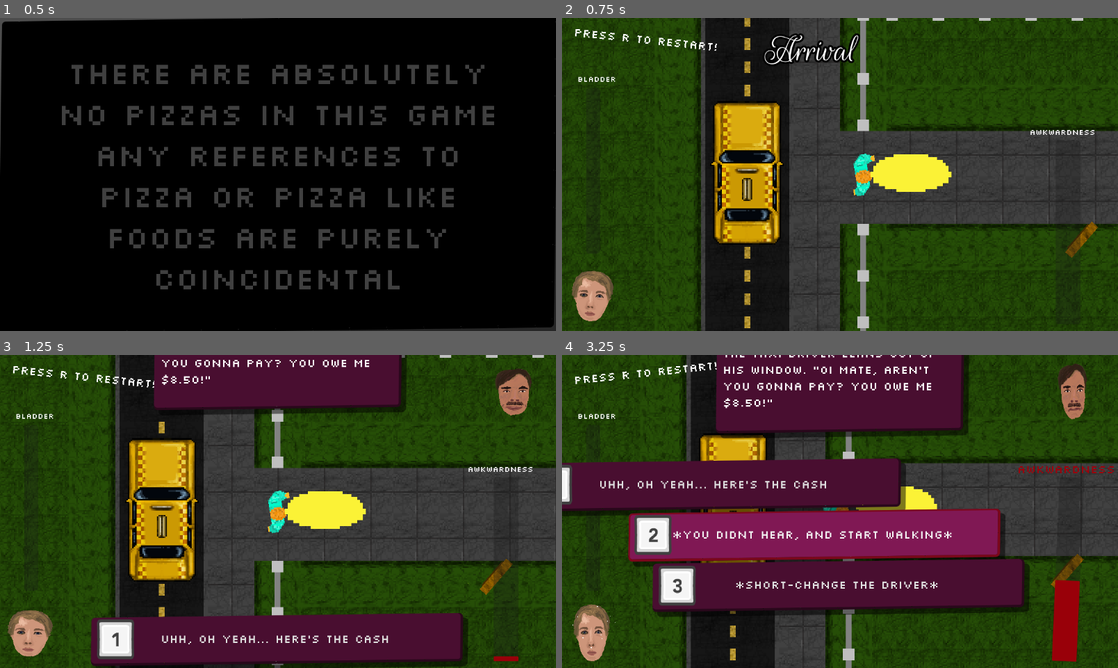
Above: before the commit, frames 1-4 (two rows, left to right).
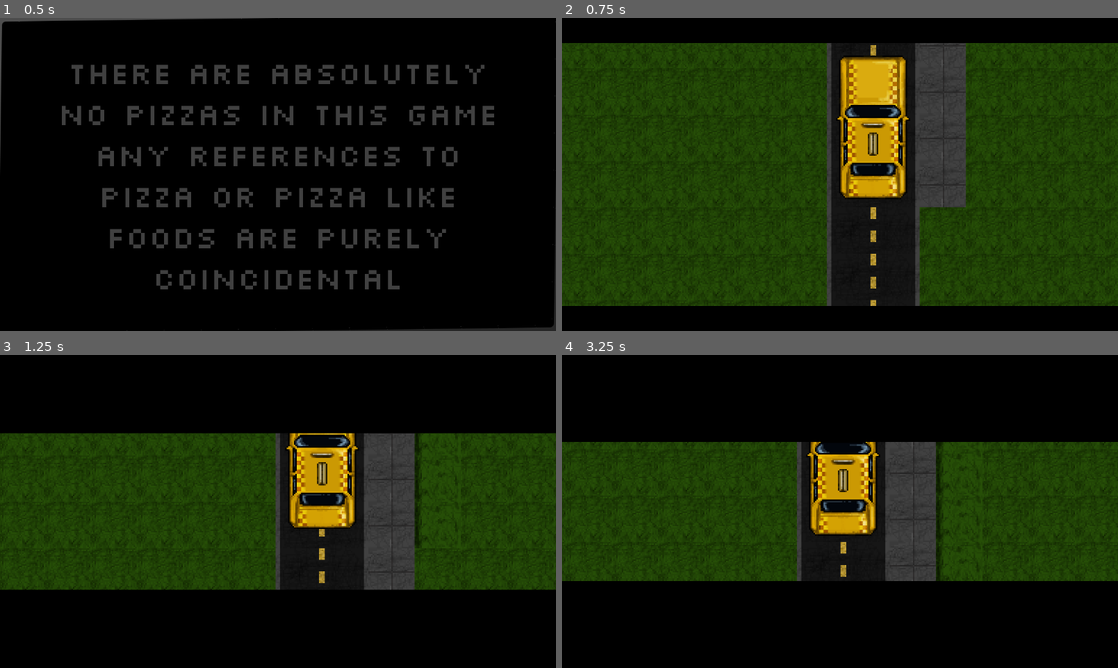
Above: after the commit, the same moments.

Repository: Jibby-Games/PizzaJam11
Game: Godot game, scene res://menu/intro.tscn
Two runs of this game, one before a commit and one after it. Both use one fixed random seed, a clock stepped at 60 frames per second and the inputs below.
Inputs (mouse positions are in pixels of both pictures, inside the frame that each line leads up to):
- Up to frame 1 (0.5 s): no input
- Up to frame 2 (0.75 s): tap Enter (ui_accept) at 0.5 s; move the mouse to (962, 158) at 0.52 s; press the mouse at (962, 158) at 0.53 s; hold D (right) from 0.53 s (still down)
- Up to frame 3 (1.25 s): keep holding D (right); tap Enter (ui_accept) at 0.77 s
- Up to frame 4 (3.25 s): tap R (restart) at 1.25, 2 s; move the mouse to (728, 527) at 1.27 s; release D (right) at 1.28 s; release the mouse at (728, 527) at 1.28 s; hold S (down) 1.28-2.03 s; click (728, 527) at 1.35 s; tap Enter (ui_accept) at 1.52 s; move the mouse to (895, 442) at 2.02 s; press the mouse at (895, 442) at 2.03 s; hold D (right) 2.03-2.75 s; release the mouse at (895, 442) at 2.75 s; click (840, 536) at 2.75 s, where only the run before the commit has a clickable "*you didnt hear, and start wa…"

Frame 1 is identical in both runs. In frame 2, 60% of the frame differs, in the area x 0-100%, y 0-100%; in frame 3, 79%; in frame 4, 88%.

Commit message:
feat: add intro cinematic for arrival

Diff:
--- /dev/null
+++ b/levels/PartyGame/arrival.gd
@@ -0,0 +1,8 @@
+extends Level
+
+
+func _ready() -> void:
+	UI.start_cinematic()
+	$AnimationPlayer.play("intro")
+	await $AnimationPlayer.animation_finished
+	UI.end_cinematic()
--- a/levels/PartyGame/arrival.tscn
+++ b/levels/PartyGame/arrival.tscn
@@ -1,6 +1,7 @@
-[gd_scene load_steps=12 format=3 uid="uid://cj08ba5f1srm1"]
+[gd_scene load_steps=17 format=3 uid="uid://cj08ba5f1srm1"]
 
 [ext_resource type="PackedScene" uid="uid://b8xwphmndk8fr" path="res://levels/base_level.tscn" id="1_kqbam"]
+[ext_resource type="Script" path="res://levels/PartyGame/arrival.gd" id="2_ax7js"]
 [ext_resource type="PackedScene" uid="uid://cqw3qkoqf4x7v" path="res://objects/taxi.tscn" id="2_r0lut"]
 [ext_resource type="PackedScene" uid="uid://745dt4oa74tc" path="res://objects/Sign.tscn" id="3_c4gbn"]
 [ext_resource type="PackedScene" uid="uid://ckbsc2msoi2cm" path="res://objects/InnerThought.tscn" id="4_6brct"]
@@ -18,7 +19,86 @@
 [sub_resource type="RectangleShape2D" id="RectangleShape2D_ymtgg"]
 size = Vector2(246, 17)
 
+[sub_resource type="Animation" id="Animation_5fvwr"]
+resource_name = "intro"
+length = 5.0
+tracks/0/type = "value"
+tracks/0/imported = false
+tracks/0/enabled = true
+tracks/0/path = NodePath("Taxi:position")
+tracks/0/interp = 1
+tracks/0/loop_wrap = true
+tracks/0/keys = {
+"times": PackedFloat32Array(0, 4.5),
+"transitions": PackedFloat32Array(0.5, 2),
+"update": 0,
+"values": [Vector2(32, 804), Vector2(32, 125)]
+}
+tracks/1/type = "value"
+tracks/1/imported = false
+tracks/1/enabled = true
+tracks/1/path = NodePath("Player:position")
+tracks/1/interp = 1
+tracks/1/loop_wrap = true
+tracks/1/keys = {
+"times": PackedFloat32Array(0, 4.5, 5),
+"transitions": PackedFloat32Array(0.5, -2, 1),
+"update": 0,
+"values": [Vector2(32, 804), Vector2(32, 125), Vector2(76, 126)]
+}
+
+[sub_resource type="Animation" id="Animation_q7jp5"]
+length = 0.001
+tracks/0/type = "value"
+tracks/0/imported = false
+tracks/0/enabled = true
+tracks/0/path = NodePath("Taxi:position")
+tracks/0/interp = 1
+tracks/0/loop_wrap = true
+tracks/0/keys = {
+"times": PackedFloat32Array(0),
+"transitions": PackedFloat32Array(1),
+"update": 0,
+"values": [Vector2(32, 804)]
+}
+tracks/1/type = "value"
+tracks/1/imported = false
+tracks/1/enabled = true
+tracks/1/path = NodePath("Player:position")
+tracks/1/interp = 1
+tracks/1/loop_wrap = true
+tracks/1/keys = {
+"times": PackedFloat32Array(0),
+"transitions": PackedFloat32Array(1),
+"update": 0,
+"values": [Vector2(32, 804)]
+}
+
+[sub_resource type="Animation" id="Animation_sqgwp"]
+resource_name = "taxi_drive_off"
+length = 5.0
+tracks/0/type = "value"
+tracks/0/imported = false
+tracks/0/enabled = true
+tracks/0/path = NodePath("Taxi:position")
+tracks/0/interp = 1
+tracks/0/loop_wrap = true
+tracks/0/keys = {
+"times": PackedFloat32Array(0, 5),
+"transitions": PackedFloat32Array(2, 1),
+"update": 0,
+"values": [Vector2(32, 125), Vector2(32, -472)]
+}
+
+[sub_resource type="AnimationLibrary" id="AnimationLibrary_0slsd"]
+_data = {
+"RESET": SubResource("Animation_q7jp5"),
+"intro": SubResource("Animation_5fvwr"),
+"taxi_drive_off": SubResource("Animation_sqgwp")
+}
+
 [node name="Level" instance=ExtResource("1_kqbam")]
+script = ExtResource("2_ax7js")
 level_name = "Arrival"
 music_track = "theme"
 
@@ -30,13 +110,13 @@
 layer_1/tile_data = PackedInt32Array(3, 196609, 2, 4, 196609, 1, 5, 196609, 1, 6, 196609, 1, 7, 196609, 1, 8, 196609, 1 …(7790 unchanged characters)…
 
 [node name="Player" parent="." index="1"]
-position = Vector2(76, 126)
+position = Vector2(32, 804)
 rotation = 6.28209
 current_piss_volume = 0.0
 piss_buildup_delta = 0
 
 [node name="Taxi" parent="." index="2" instance=ExtResource("2_r0lut")]
-position = Vector2(32, 125)
+position = Vector2(32, 804)
 
 [node name="Sign" parent="." index="3" instance=ExtResource("3_c4gbn")]
 position = Vector2(263, 171)
@@ -94,5 +174,10 @@
 scale = Vector2(1, 1)
 texture = ExtResource("7_nrm5h")
 
+[node name="AnimationPlayer" type="AnimationPlayer" parent="." index="9"]
+libraries = {
+"": SubResource("AnimationLibrary_0slsd")
+}
+
 [editable path="InnerThought"]
 [editable path="DogAwkwardTrigger2"]
--- a/ui/person_portait.tscn
+++ b/ui/person_portait.tscn
@@ -111,7 +111,7 @@
 position = Vector2(64, 64)
 sprite_frames = ExtResource("1_x54nv")
 animation = &"player_talking"
-frame_progress = 0.16377
+frame_progress = 0.163054
 
 [node name="AnimationPlayer" type="AnimationPlayer" parent="."]
 root_node = NodePath("../Head")
--- a/ui/ui.gd
+++ b/ui/ui.gd
@@ -96,3 +96,11 @@
 
 func _on_awkward_event_system_event_finished():
 	unfreeze_player()
+
+func start_cinematic() -> void:
+	$CinematicBars.show()
+	$CinematicBars/AnimationPlayer.play("start_cinematic")
+
+func end_cinematic() -> void:
+	$CinematicBars.show()
+	$CinematicBars/AnimationPlayer.play("end_cinematic")
--- a/ui/ui.tscn
+++ b/ui/ui.tscn
@@ -9,6 +9,97 @@
 [ext_resource type="FontFile" uid="uid://brm1k02ldync3" path="res://fonts/m3x6.ttf" id="7_moy6s"]
 [ext_resource type="PackedScene" uid="uid://c6me0dm3h5rxw" path="res://ui/awkward_event_system.tscn" id="8_xspnj"]
 [ext_resource type="PackedScene" uid="uid://cxjf6gxc1r7ay" path="res://ui/person_portait.tscn" id="9_xhkf5"]
+
+[sub_resource type="Animation" id="Animation_8wb6b"]
+resource_name = "start_cinematic"
+tracks/0/type = "value"
+tracks/0/imported = false
+tracks/0/enabled = true
+tracks/0/path = NodePath("BlackBarTop:position")
+tracks/0/interp = 1
+tracks/0/loop_wrap = true
+tracks/0/keys = {
+"times": PackedFloat32Array(0, 1),
+"transitions": PackedFloat32Array(0.5, 0.5),
+"update": 0,
+"values": [Vector2(0, -200), Vector2(0, 0)]
+}
+tracks/1/type = "value"
+tracks/1/imported = false
+tracks/1/enabled = true
+tracks/1/path = NodePath("BlackBarBottom:position")
+tracks/1/interp = 1
+tracks/1/loop_wrap = true
+tracks/1/keys = {
+"times": PackedFloat32Array(0, 1),
+"transitions": PackedFloat32Array(0.5, 0.5),
+"update": 0,
+"values": [Vector2(0, 668), Vector2(0, 468)]
+}
+
+[sub_resource type="Animation" id="Animation_mvnvy"]
+length = 0.001
+tracks/0/type = "value"
+tracks/0/imported = false
+tracks/0/enabled = true
+tracks/0/path = NodePath("BlackBarTop:position")
+tracks/0/interp = 1
+tracks/0/loop_wrap = true
+tracks/0/keys = {
+"times": PackedFloat32Array(0),
+"transitions": PackedFloat32Array(1),
+"update": 0,
+"values": [Vector2(0, -200)]
+}
+tracks/1/type = "value"
+tracks/1/imported = false
+tracks/1/enabled = true
+tracks/1/path = NodePath("BlackBarBottom:position")
+tracks/1/interp = 1
+tracks/1/loop_wrap = true
+tracks/1/keys = {
+"times": PackedFloat32Array(0),
+"transitions": PackedFloat32Array(1),
+"update": 0,
+"values": [Vector2(0, 668)]
+}
+
+[sub_resource type="Animation" id="Animation_uvpo0"]
+resource_name = "end_cinematic"
+tracks/0/type = "value"
+tracks/0/imported = false
+tracks/0/enabled = true
+tracks/0/path = NodePath("BlackBarTop:position")
+tracks/0/interp = 1
+tracks/0/loop_wrap = true
+tracks/0/keys = {
+"times": PackedFloat32Array(0, 1),
+"transitions": PackedFloat32Array(2, 2),
+"update": 0,
+"values": [Vector2(0, 0), Vector2(0, -200)]
+}
+tracks/1/type = "value"
+tracks/1/imported = false
+tracks/1/enabled = true
+tracks/1/path = NodePath("BlackBarBottom:position")
+tracks/1/interp = 1
+tracks/1/loop_wrap = true
+tracks/1/keys = {
+"times": PackedFloat32Array(0, 1),
+"transitions": PackedFloat32Array(2, 2),
+"update": 0,
+"values": [Vector2(0, 468), Vector2(0, 668)]
+}
+
+[sub_resource type="AnimationLibrary" id="AnimationLibrary_whgnk"]
+_data = {
+"RESET": SubResource("Animation_mvnvy"),
+"end_cinematic": SubResource("Animation_uvpo0"),
+"start_cinematic": SubResource("Animation_8wb6b")
+}
+
+[sub_resource type="PlaceholderTexture2D" id="PlaceholderTexture2D_uuvvp"]
+size = Vector2(1, 180)
 
 [sub_resource type="PlaceholderTexture2D" id="PlaceholderTexture2D_twojf"]
 
@@ -388,6 +479,44 @@
 [node name="UI" type="CanvasLayer"]
 script = ExtResource("1_hd550")
 
+[node name="CinematicBars" type="Control" parent="."]
+layout_mode = 3
+anchors_preset = 15
+anchor_right = 1.0
+anchor_bottom = 1.0
+grow_horizontal = 2
+grow_vertical = 2
+
+[node name="AnimationPlayer" type="AnimationPlayer" parent="CinematicBars"]
+libraries = {
+"": SubResource("AnimationLibrary_whgnk")
+}
+
+[node name="BlackBarTop" type="TextureRect" parent="CinematicBars"]
+self_modulate = Color(0, 0, 0, 1)
+layout_mode = 1
+anchors_preset = 10
+anchor_right = 1.0
+offset_top = -200.0
+offset_right = 2304.0
+offset_bottom = -20.0
+grow_horizontal = 2
+texture = SubResource("PlaceholderTexture2D_uuvvp")
+
+[node name="BlackBarBottom" type="TextureRect" parent="CinematicBars"]
+self_modulate = Color(0, 0, 0, 1)
+layout_mode = 1
+anchors_preset = 12
+anchor_top = 1.0
+anchor_right = 1.0
+anchor_bottom = 1.0
+offset_top = 668.0
+offset_right = 2304.0
+offset_bottom = 848.0
+grow_horizontal = 2
+grow_vertical = 0
+texture = SubResource("PlaceholderTexture2D_uuvvp")
+
 [node name="WinScreen" type="Control" parent="."]
 visible = false
 layout_mode = 3
@@ -520,6 +649,7 @@
 offset_bottom = -30.0
 
 [node name="DialogueBox" type="Control" parent="."]
+visible = false
 layout_mode = 3
 anchors_preset = 0
 offset_right = 1151.0
@@ -588,6 +718,7 @@
 one_shot = true
 
 [node name="Ingame" type="Control" parent="."]
+visible = false
 layout_mode = 3
 anchors_preset = 15
 anchor_right = 1.0
Not shown: 1 places in ui/ui.tscn that only renumber resources
